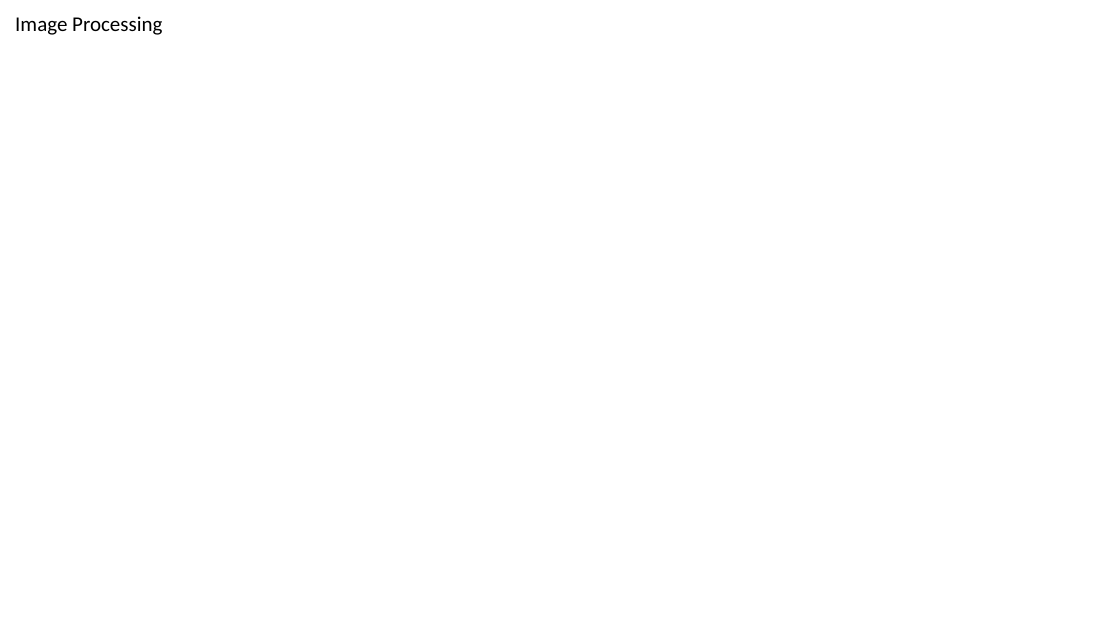
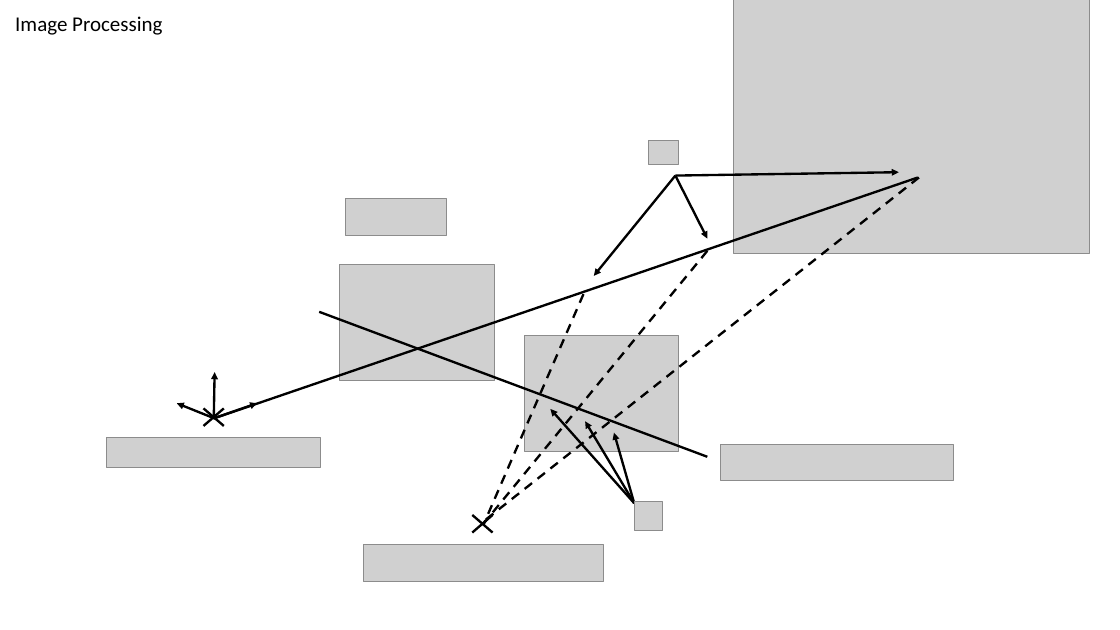
Before and after one commit to mhubii/masters_thesis, a slide deck: slide 10 of windows/masters_thesis_imgs.pptx. Drawn at 1120x630 pixels with LibreOffice and Linux fonts; fonts in the diff are those of the drawing; grey boxes stand for pictures; background and template pictures are left out. Boxes give left, top, right and bottom in pixels: in the first picture for what was removed or moved away, otherwise in the second. Text is boxed around its words. In the diff, an @@ line names an element or a change of style, - is before the commit and + after.

```diff
--- a/windows/masters_thesis_imgs.pptx
+++ b/windows/masters_thesis_imgs.pptx
@@ picture added at (x1=339, y1=265, x2=494, y2=381) @@
@@ line added from (223, 408) to (203, 426), #000000 2 pt @@
@@ line added from (203, 408) to (223, 426), #000000 2 pt @@
@@ group added at (x1=107, y1=0, x2=1089, y2=582): 9 arrows, 8 pictures, 5 lines @@
@@ line added from (492, 515) to (472, 533), #000000 2 pt @@
@@ line added from (472, 515) to (492, 533), #000000 2 pt @@
```
Also in this commit, not shown: 1 other file.
